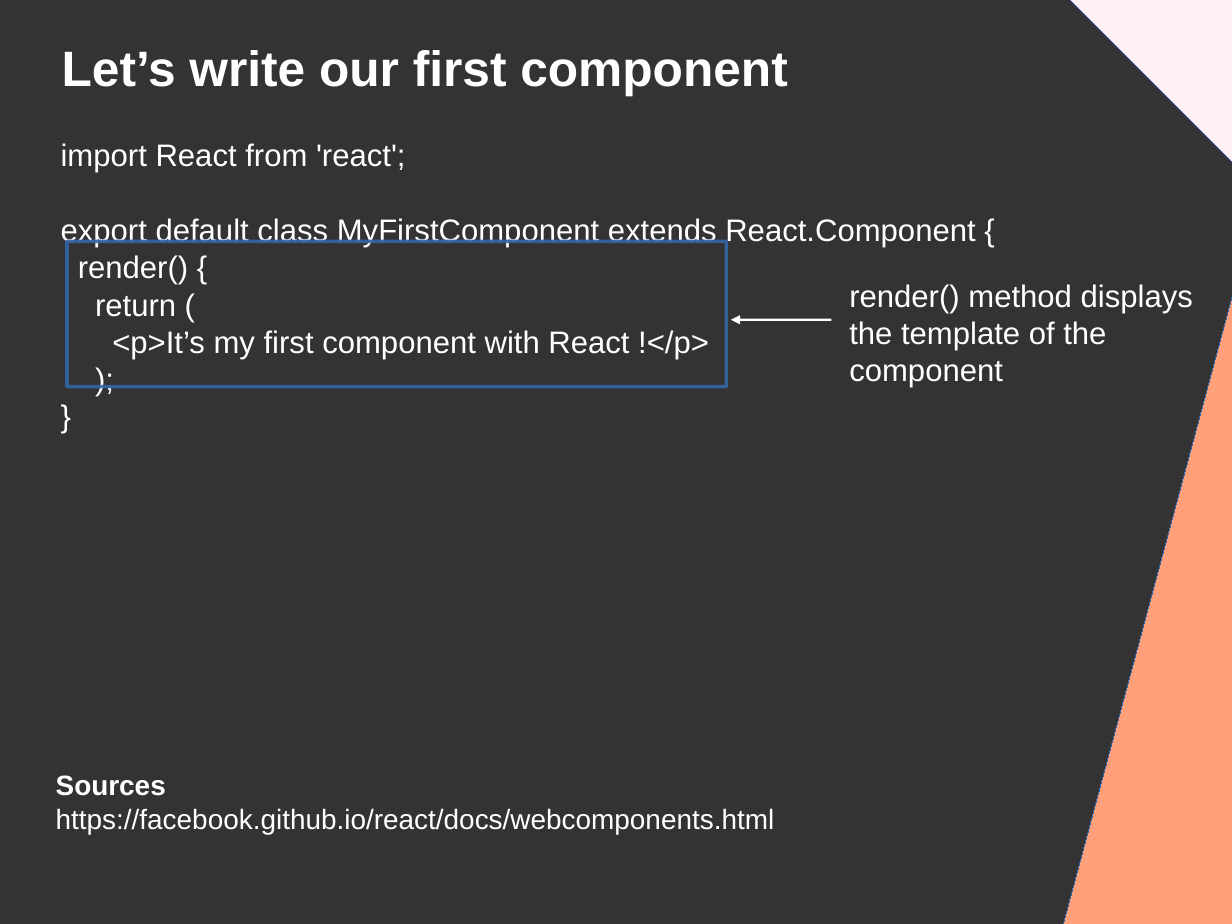
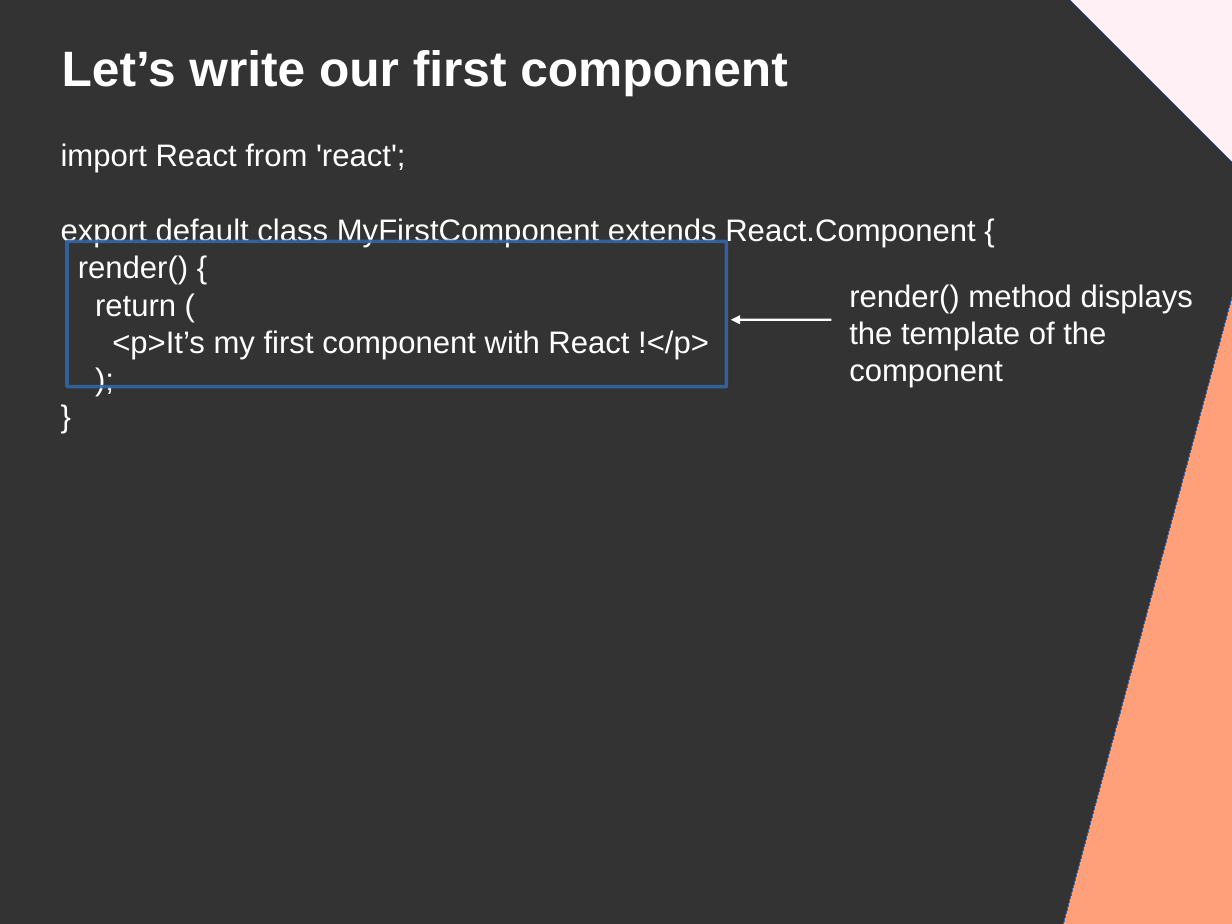
Before and after one commit to DanYellow/presentations, a slide deck: slide 16 of react-redux-101/presentation.odp. Drawn at 1232x924 pixels with LibreOffice and Linux fonts; fonts in the diff are those of the drawing. Boxes give left, top, right and bottom in pixels: in the first picture for what was removed or moved away, otherwise in the second. Text is boxed around its words. In the diff, an @@ line names an element or a change of style, - is before the commit and + after.

```diff
--- a/react-redux-101/presentation.odp
+++ b/react-redux-101/presentation.odp
@@ text removed at box(56, 775, 775, 834) @@
-Sources
-https://facebook.github.io/react/docs/webcomponents.html
```
Also in this commit, not shown: 5 other slides changed, 4 slides added, 2 slides removed, 1 other file.
